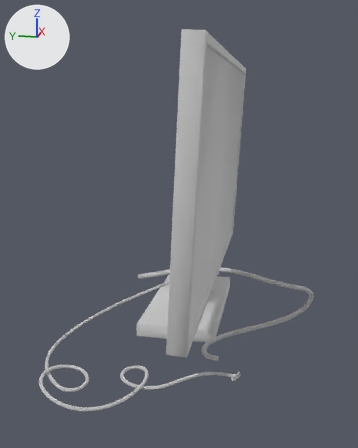
Renders of the glTF model assets/3DModel/TV/GMTK24_mesh_TV.glb from each side of a commit.
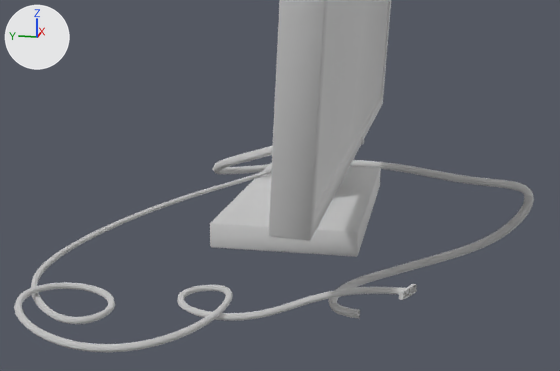
Each version appears first whole from a 50 mm lens placed at (-1.712, -0.305, 0.754), pointed at (-0.046, 0.028, 0.337), and next in a close-up from a 50 mm lens placed at (-1.503, -0.245, 0.43), pointed at (-0.111, 0.034, 0.082). The lights are fixed; the arrows at upper left show +X, +Y and +Z. Vertices at the same position are counted once.

In view in the first close-up: 'GMTK24_mesh_TV-col'.
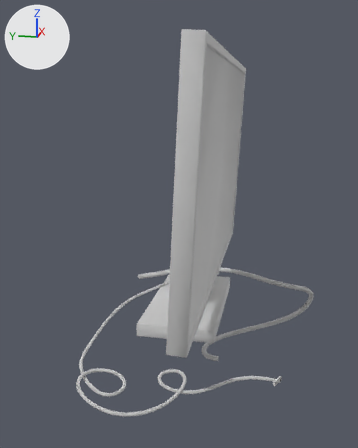
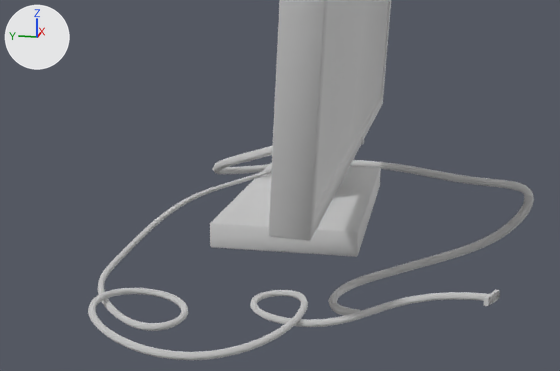
Patch to the scene script:
```diff
--- a/assets/3DModel/TV/GMTK24_mesh_TV.glb.py
+++ b/assets/3DModel/TV/GMTK24_mesh_TV.glb.py
@@ me_cube_013 @@
 # used by ob_gmtk24_mesh_tv_col; location = (0.0, 0.0, 0.0)
-me_cube_013.from_pydata(...)  # 1896 vertices, 3722 faces; spans x -0.69..0.618, y -0.471..0.365, z -0.279..0.903
+me_cube_013.from_pydata(...)  # 1896 vertices, 3722 faces; spans x -0.69..0.618, y -0.471..0.265, z -0.279..0.903
+# me_cube_013 part 1: the loose piece of 12 vertices spanning x -0.539..-0.503, y -0.233..-0.21, z 0.042..0.053 is moved by (0.0, -0.108, 0.0)
+# me_cube_013 part 2: 648 of 1896 vertices moved; they spanned x -0.69..-0.011, y -0.224..0.365, z 0.0..0.053 and now span x -0.69..-0.011, y -0.331..0.26, z 0.0..0.053; mean shift (0.0, -0.101, 0.0); largest move (-0.403, 0.364, 0.009) -> (-0.403, 0.256, 0.009)
 me_cube_013.materials.append(mat_gmtk24_texture)
```

Changed parts and their boxes [x1, y1, x2, y2] in the close-ups (560 x 371 px; the box of a moved part takes in the faces that stretch with it):
'GMTK24_mesh_TV-col', reshaped: before [14, 0, 534, 352]; after [88, 0, 534, 360]
part 1 of me_cube_013, moved or reshaped: before [399, 284, 417, 300]; after [484, 290, 500, 306]
part 2 of me_cube_013, moved or reshaped: before [14, 184, 410, 352]; after [88, 184, 493, 360]
